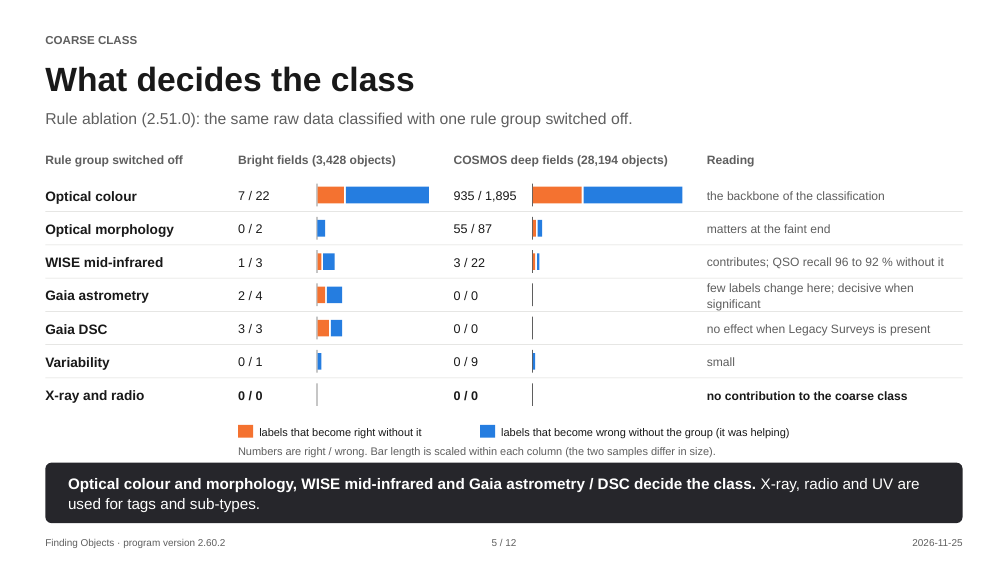
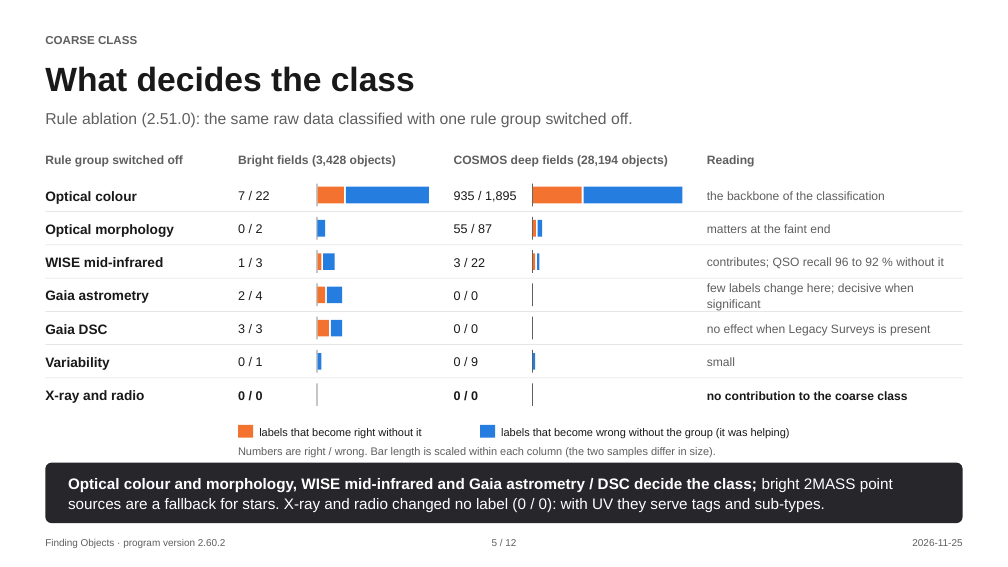
Before and after one commit to Pinchpeach/Finding_objects, a slide deck: slide 5 of v2/document/PIPELINE_STACK_v2.60.2.pptx. Drawn at 1008x567 pixels with LibreOffice and Linux fonts; fonts in the diff are those of the drawing. Boxes give left, top, right and bottom in pixels: in the first picture for what was removed or moved away, otherwise in the second. Text is boxed around its words. In the diff, an @@ line names an element or a change of style, - is before the commit and + after.

```diff
--- a/v2/document/PIPELINE_STACK_v2.60.2.pptx
+++ b/v2/document/PIPELINE_STACK_v2.60.2.pptx
@@ text at <box>68,478,893,512</box>: text changed; bold off @@
-Optical colour and morphology, WISE mid-infrared and Gaia astrometry / DSC decide the class. X-ray, radio and UV are used for tags and sub-types.
+Optical colour and morphology, WISE mid-infrared and Gaia astrometry / DSC decide the class; bright 2MASS point sources are a fallback for stars. X-ray and radio changed no label (0 / 0): with UV they serve tags and sub-types.
```
Also in this commit, not shown: 1 other slide changed, 8 other files.
